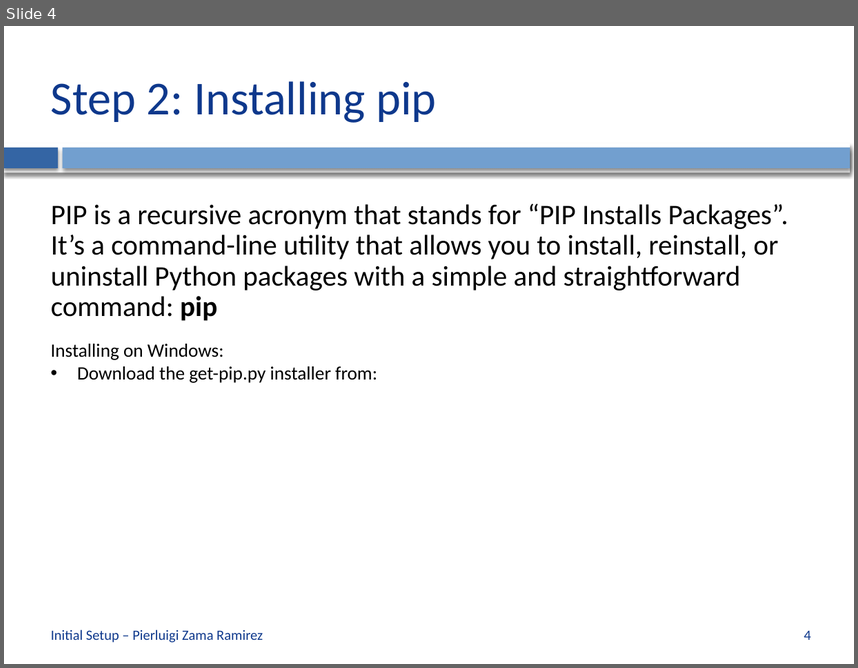
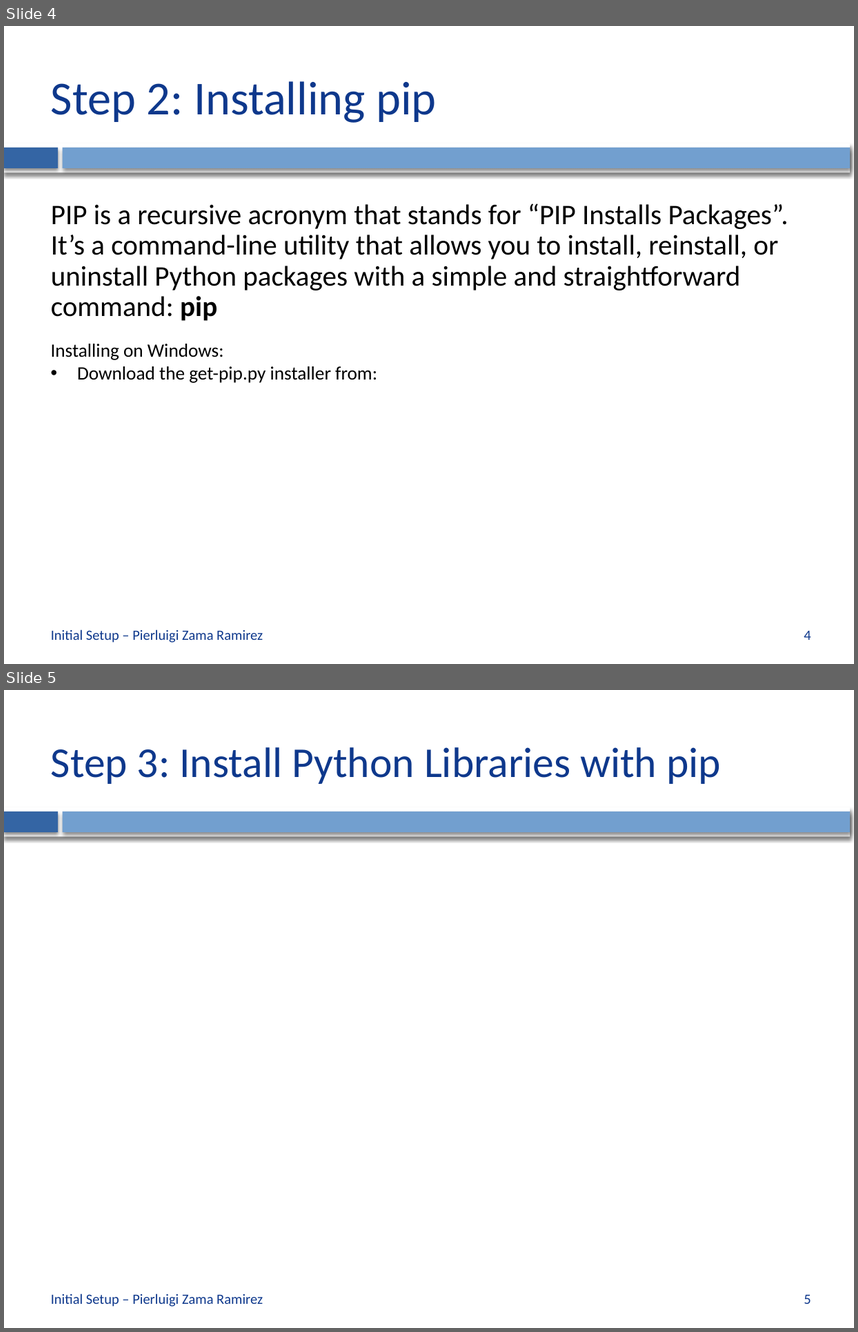
Before and after one commit to CVLAB-Unibo/ComputerVisionImageProcessing-LabSessions, a slide deck: LabSession0 - Initial Setup.pptx. Shown one above the other, each under a label of ours: slide 4 before the commit, slides 4 and 5 after it. The pictures are 858x668 and 858x1332 pixels, drawn with LibreOffice and Linux fonts; fonts in the diff are those of the drawing; background and template pictures are left out. Boxes give left, top, right and bottom in pixels: in the first picture for what was removed or moved away, otherwise in the second. Text is boxed around its words. In the diff, an @@ line names an element or a change of style, - is before the commit and + after.

```diff
--- a/LabSession0 - Initial Setup.pptx
+++ b/LabSession0 - Initial Setup.pptx
@@ slide 5 added at box(4, 690, 854, 1328), background #FFFFFF; not listed: 3 template elements that a slide beside it also shows @@
@@ title added at box(51, 747, 721, 784), 36 pt, text #0E388C @@
+Step 3: Install Python Libraries with pip
@@ text added at box(51, 1293, 263, 1306), 12 pt, text #0E388C @@
+Initial Setup – Pierluigi Zama Ramirez
@@ page number added at box(804, 1294, 811, 1303), 12 pt, text #0E388C @@
+5
```
Also in this commit, not shown: 4 other slides added.
